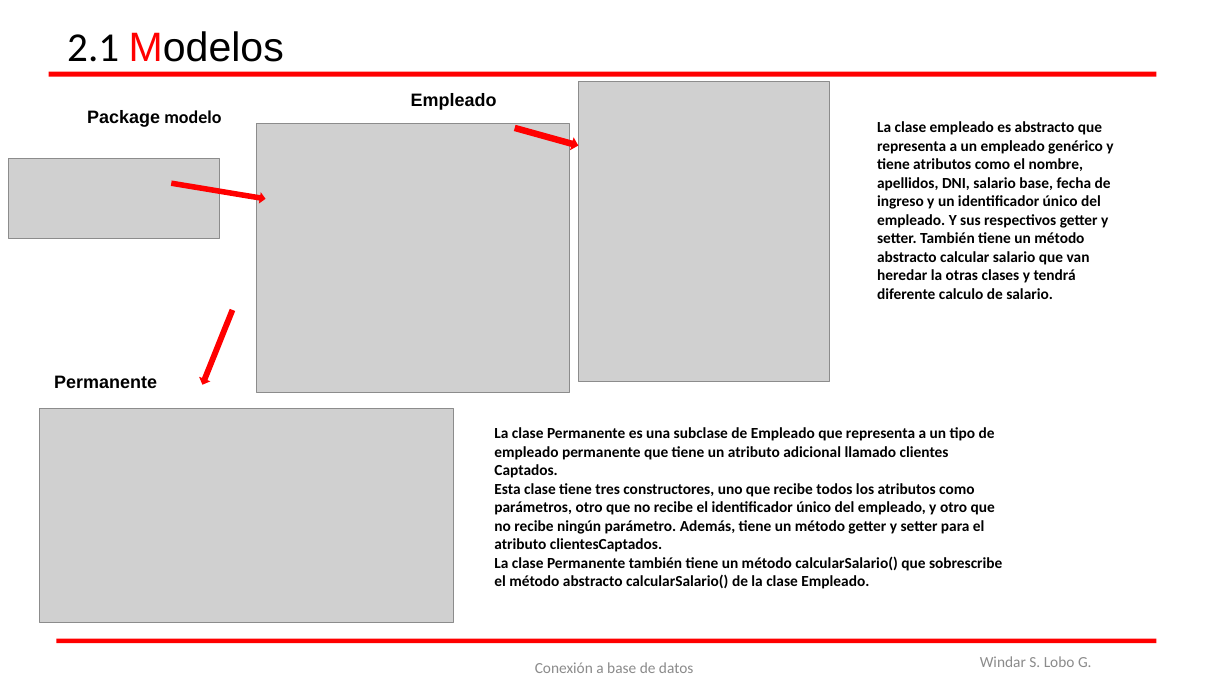
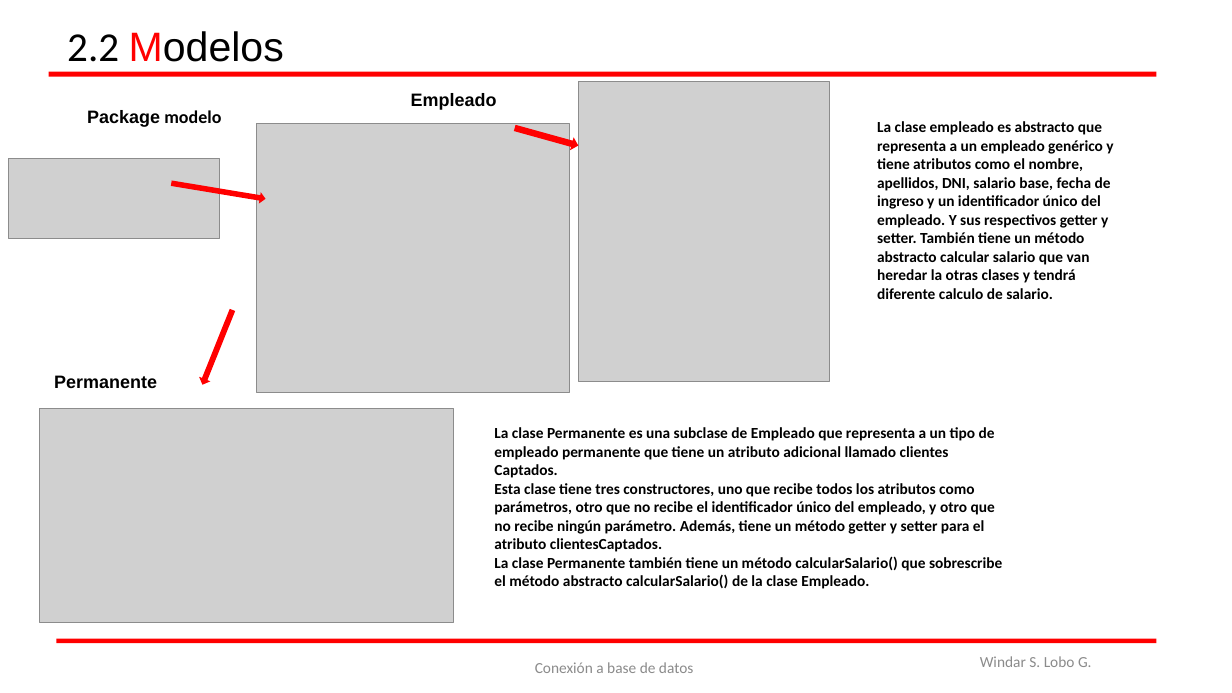
Before and after one commit to WindaLobo/Programacion, a slide deck: slide 13 of Programacion_3_Evaluacion/ConexionSql/BaseDeDatos.pptx (slide 7 before the commit). Drawn at 1232x693 pixels with LibreOffice and Linux fonts; fonts in the diff are those of the drawing; grey boxes stand for pictures. Boxes give left, top, right and bottom in pixels: in the first picture for what was removed or moved away, otherwise in the second. Text is boxed around its words. In the diff, an @@ line names an element or a change of style, - is before the commit and + after.

```diff
--- a/Programacion_3_Evaluacion/ConexionSql/BaseDeDatos.pptx
+++ b/Programacion_3_Evaluacion/ConexionSql/BaseDeDatos.pptx
@@ text at box(67, 31, 284, 62): text changed @@
-2.1 Modelos
+2.2 Modelos
```
Also in this commit, not shown: 7 other slides changed, 8 slides added, 1 slide removed.
